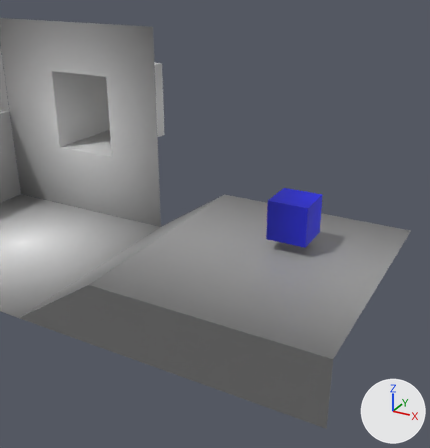
Renders of the Blender file assets/world.blend from each side of a commit.
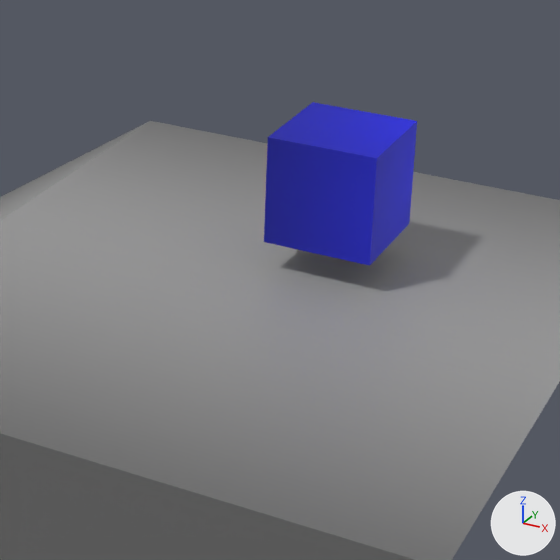
Each version appears first whole from a 50 mm camera at (16.99, -14.94, 10.15) aimed at (8.88, -0.19, 2.77), and next in a close-up on the part from 39% to 87% of the width and 34% to 79% of the height. The lights are fixed; the arrows at lower right show +X, +Y and +Z. The last two pictures show the newer version.
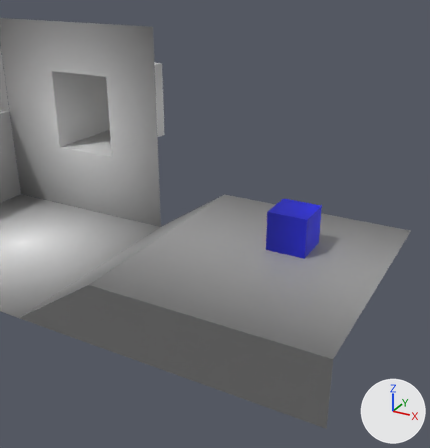
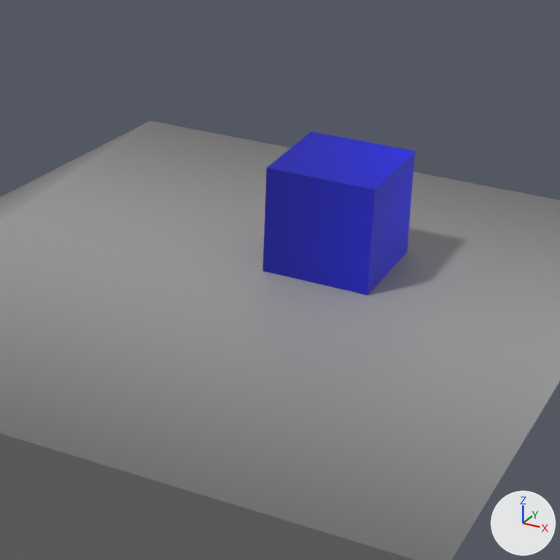
Changed parts and their boxes (x1, y1, x2, y2) in the close-ups (560 x 560 px):
```json
{"object": "Cube", "change": "moved", "before": [264, 102, 417, 266], "after": [263, 131, 415, 295]}
```

Scene script edits in JSON lines:
```json
{"op": "set", "path": "ob_cube.location", "old": "(11.0, 1.0, 3.0)", "new": "(11.0, 1.0, 2.64)"}
```
